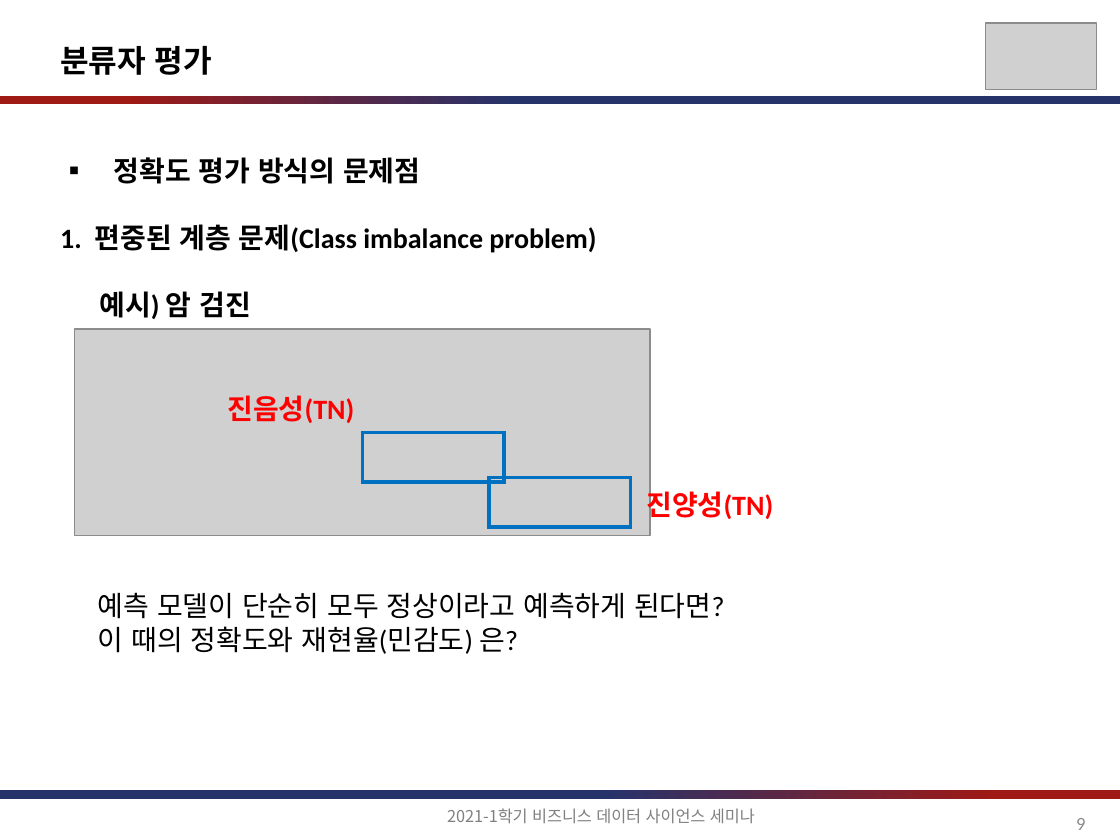
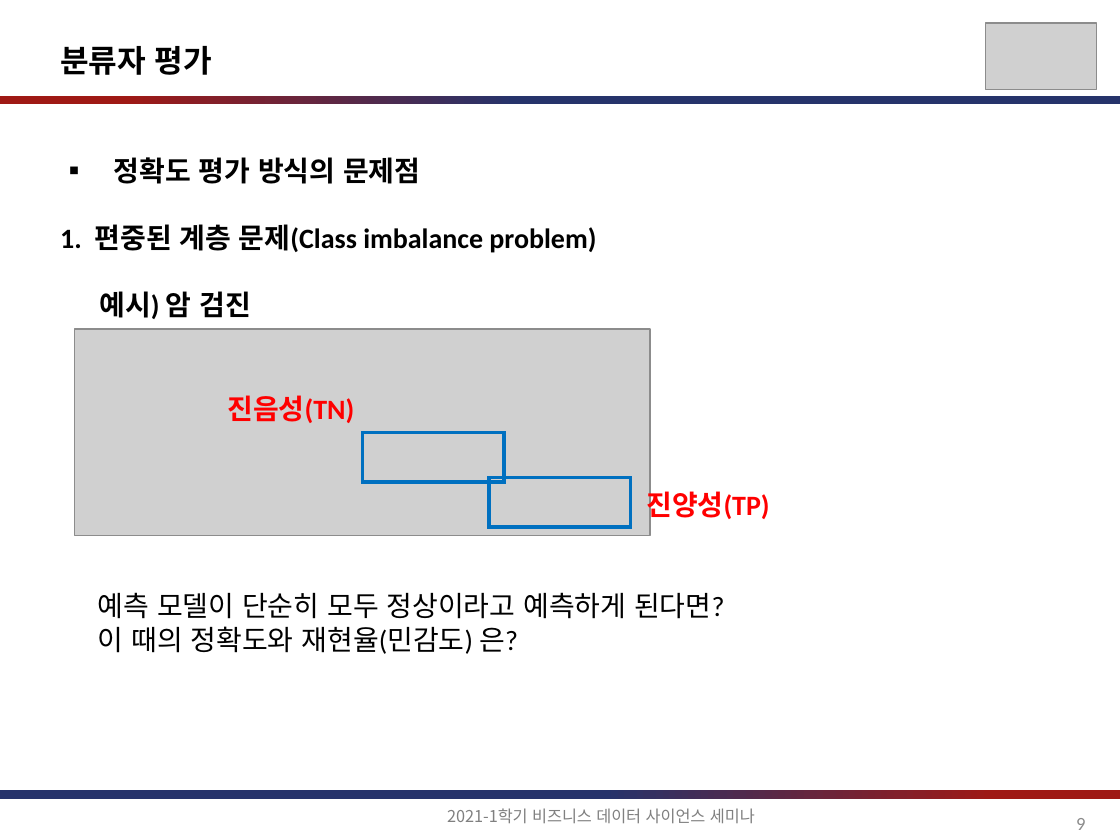
Before and after one commit to jihoahn9303/Seminar_For_Business_DS, a slide deck: slide 9 of document/비즈니스를_위한_데이터과학_7장.pptx. Drawn at 1120x840 pixels with LibreOffice and Linux fonts; fonts in the diff are those of the drawing; grey boxes stand for pictures. Boxes give left, top, right and bottom in pixels: in the first picture for what was removed or moved away, otherwise in the second. Text is boxed around its words. In the diff, an @@ line names an element or a change of style, - is before the commit and + after.

```diff
--- a/document/비즈니스를_위한_데이터과학_7장.pptx
+++ b/document/비즈니스를_위한_데이터과학_7장.pptx
@@ text at <box>646,487,769,523</box>: text changed @@
-진양성(TN)
+진양성(TP)
```
Also in this commit, not shown: 5 other slides changed.
